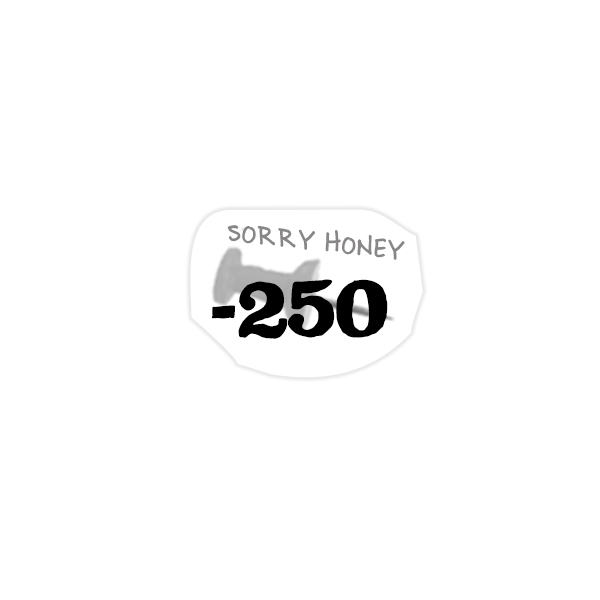
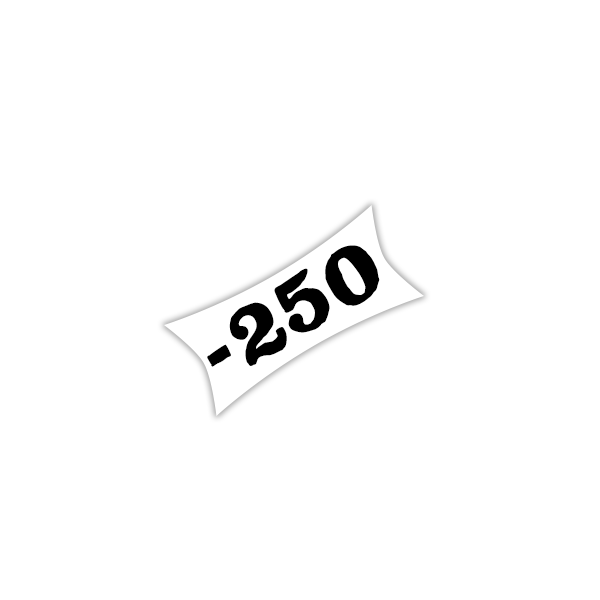
Comparing the layer stacks of the two 600×600 images. Changes:
painted on "-250" over [207, 245, 388, 367]
removed layer "SORRY HONEY" from group "VOTED" over [227, 225, 405, 260]
removed layer "Layer 20" from group "VOTED" over [210, 225, 396, 335]
removed layer "Layer 23" from group "VOTED" over [190, 209, 423, 378]
added layer "Shape 1" in group "VOTED" over [164, 205, 424, 416]
